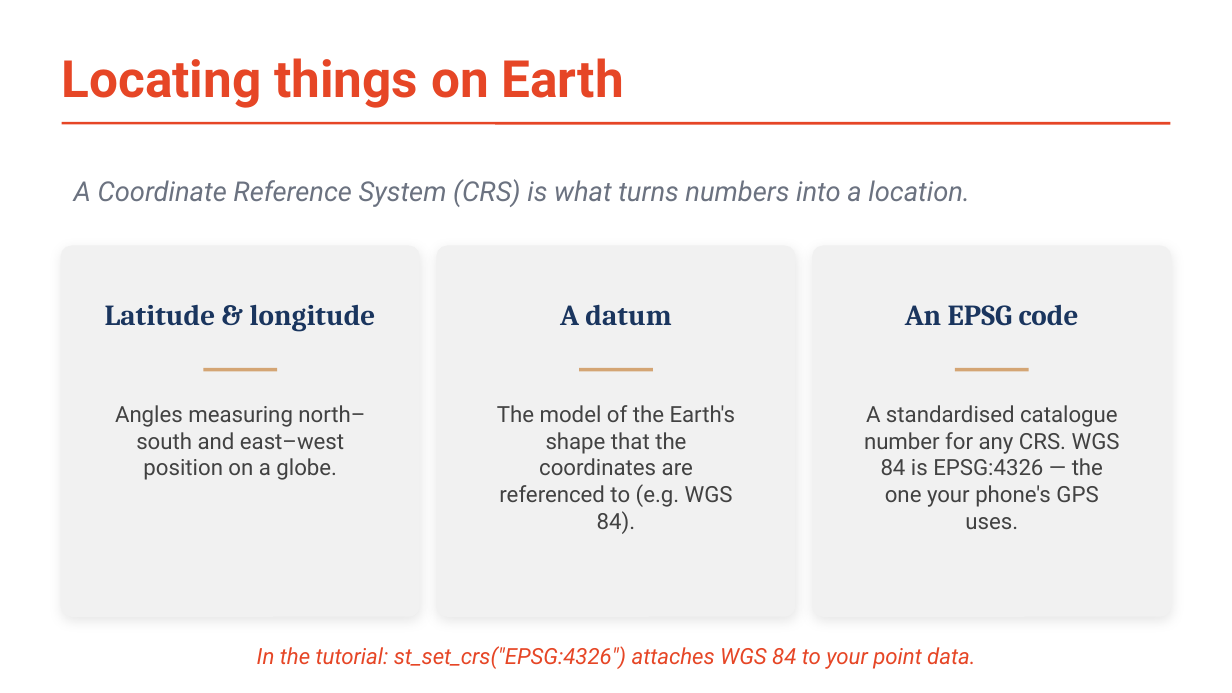
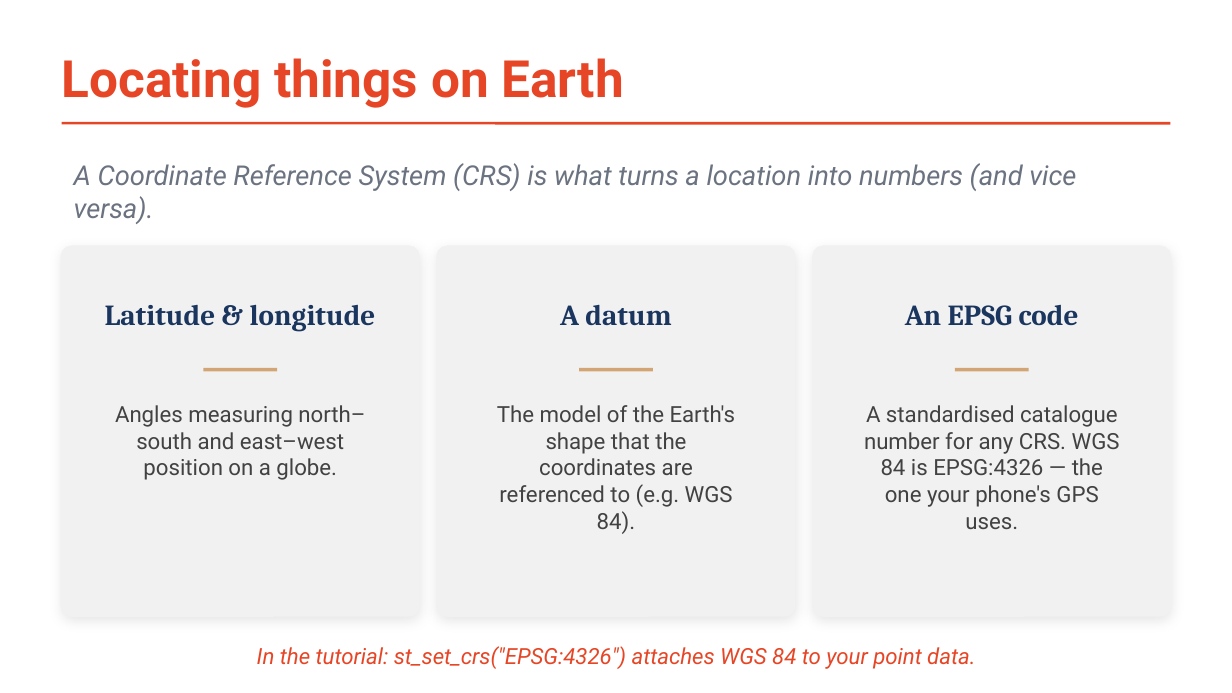
Before and after one commit to RabiesResearch/PH_workshop, a slide deck: slide 10 of part1/ST_Tutorial_Phils2026.pptx (slide 9 before the commit). Drawn at 1232x693 pixels with LibreOffice and Linux fonts; fonts in the diff are those of the drawing. Boxes give left, top, right and bottom in pixels: in the first picture for what was removed or moved away, otherwise in the second. Text is boxed around its words. In the diff, an @@ line names an element or a change of style, - is before the commit and + after.

```diff
--- a/part1/ST_Tutorial_Phils2026.pptx
+++ b/part1/ST_Tutorial_Phils2026.pptx
@@ text at (74,163,1076,224): text changed @@
-A Coordinate Reference System (CRS) is what turns numbers into a location.
+A Coordinate Reference System (CRS) is what turns a location into numbers (and vice versa).
```
Also in this commit, not shown: 2 other slides changed, 7 slides added, 4 other files.
